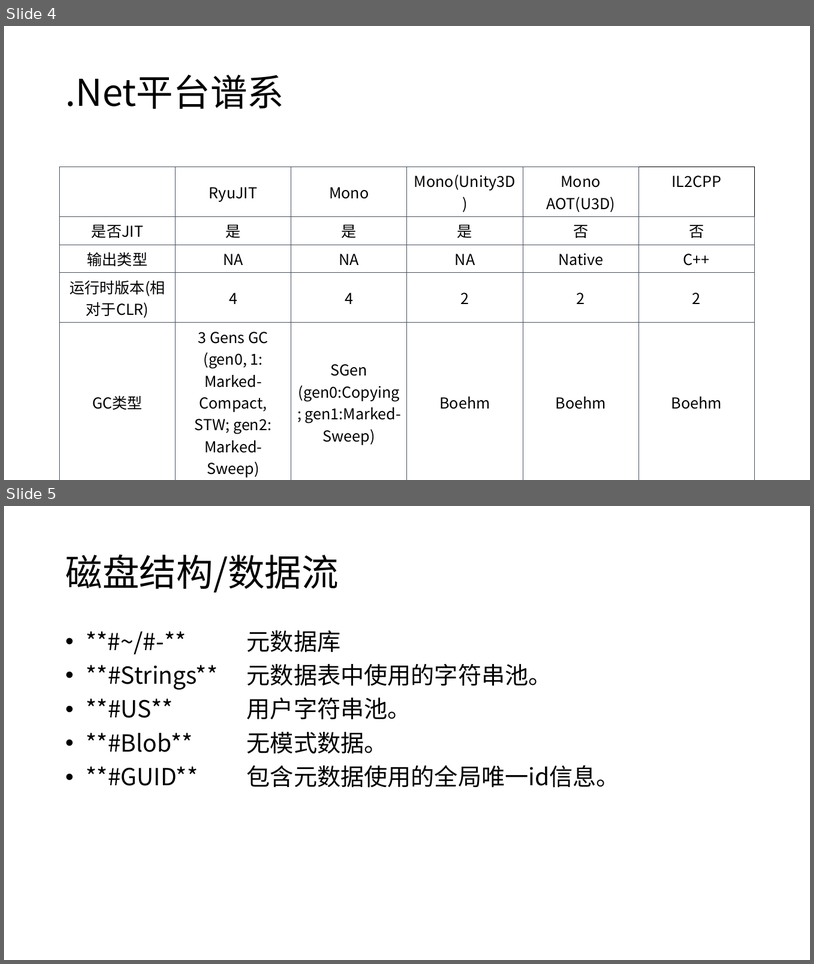
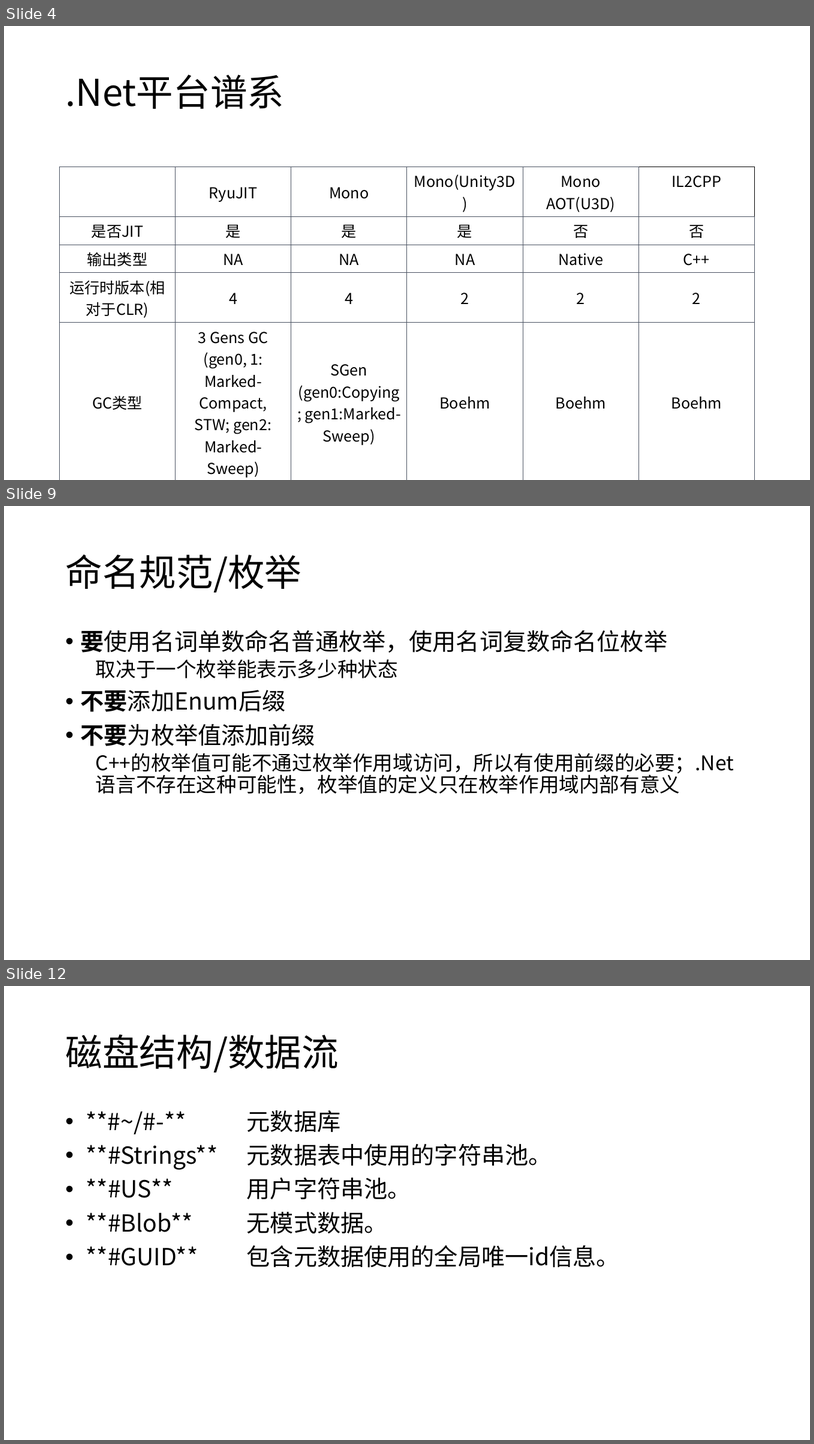
Before and after one commit to snakealpha/DotNetSession, a slide deck: pptx.pptx.pptx. Shown one above the other, each under a label of ours: slides 4 and 5 before the commit, slides 4, 9 and 12 after it; the slides between them are not shown. The pictures are 814x964 and 814x1444 pixels, drawn with LibreOffice and Linux fonts; fonts in the diff are those of the drawing. Boxes give left, top, right and bottom in pixels: in the first picture for what was removed or moved away, otherwise in the second. Text is boxed around its words. In the diff, an @@ line names an element or a change of style, - is before the commit and + after.

```diff
--- a/pptx.pptx.pptx
+++ b/pptx.pptx.pptx
@@ slide 9 added at <box>4,506,810,960</box>, background #FFFFFF @@
@@ title added at <box>65,554,302,592</box>, 44 pt, text #000000 @@
+命名规范/枚举
@@ text added at <box>81,630,734,794</box>, 24 pt, text #000000 @@
+• 要使用名词单数命名普通枚举，使用名词复数命名位枚举
+  取决于一个枚举能表示多少种状态
+• 不要添加Enum后缀
+• 不要为枚举值添加前缀
+  C++的枚举值可能不通过枚举作用域访问，所以有使用前缀的必要；.Net语言不存在这种可能性，枚举值的定义只在枚举作用域内部有意义
@@ what was slide 5 is now slide 12 @@
```
Also in this commit, not shown: 6 other slides added.
